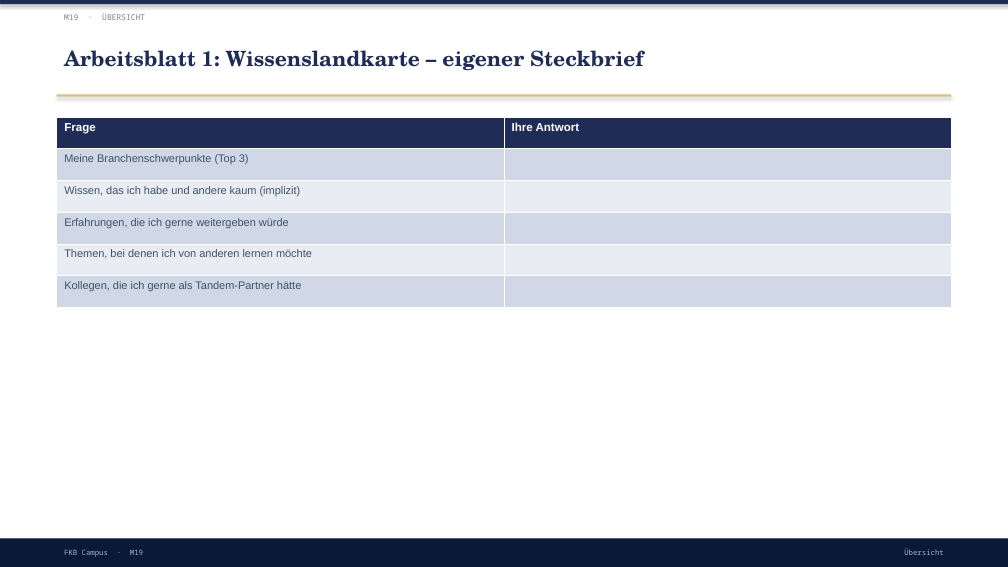
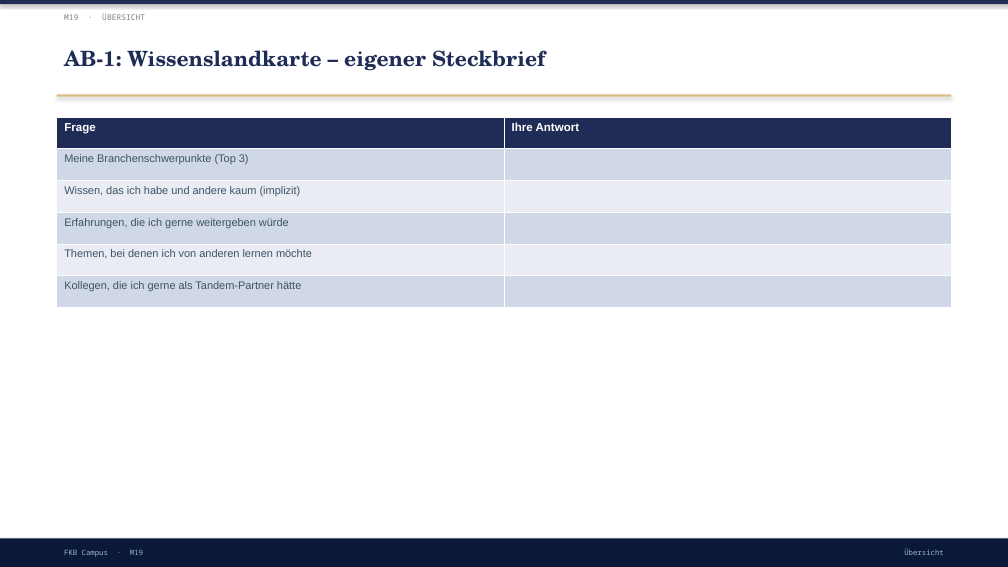
Before and after one commit to ck5rqc47pr-byte/firmenkundenakademie-online, a slide deck: slide 13 of protected-downloads/praesentation/M19.pptx. Drawn at 1008x567 pixels with LibreOffice and Linux fonts; fonts in the diff are those of the drawing. Boxes give left, top, right and bottom in pixels: in the first picture for what was removed or moved away, otherwise in the second. Text is boxed around its words. In the diff, an @@ line names an element or a change of style, - is before the commit and + after.

```diff
--- a/protected-downloads/praesentation/M19.pptx
+++ b/protected-downloads/praesentation/M19.pptx
@@ text at <box>64,50,545,71</box>: text changed @@
-Arbeitsblatt 1: Wissenslandkarte – eigener Steckbrief
+AB-1: Wissenslandkarte – eigener Steckbrief
```
Also in this commit, not shown: 2 other slides changed, 57 other files.
